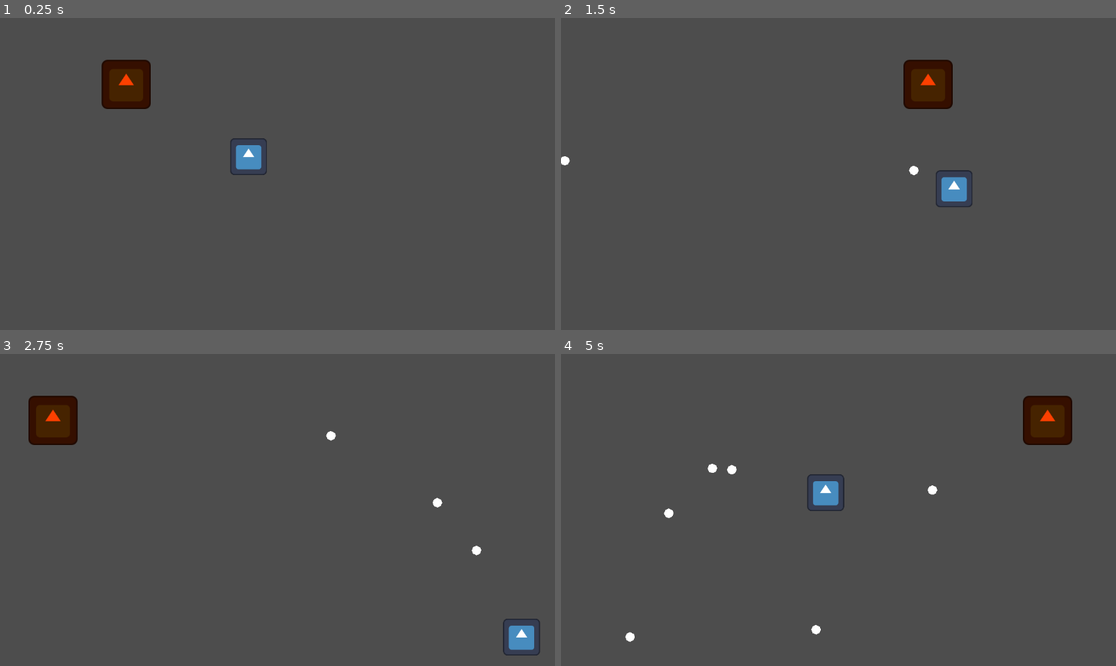
Above: before the commit, frames 1-4 (two rows, left to right).
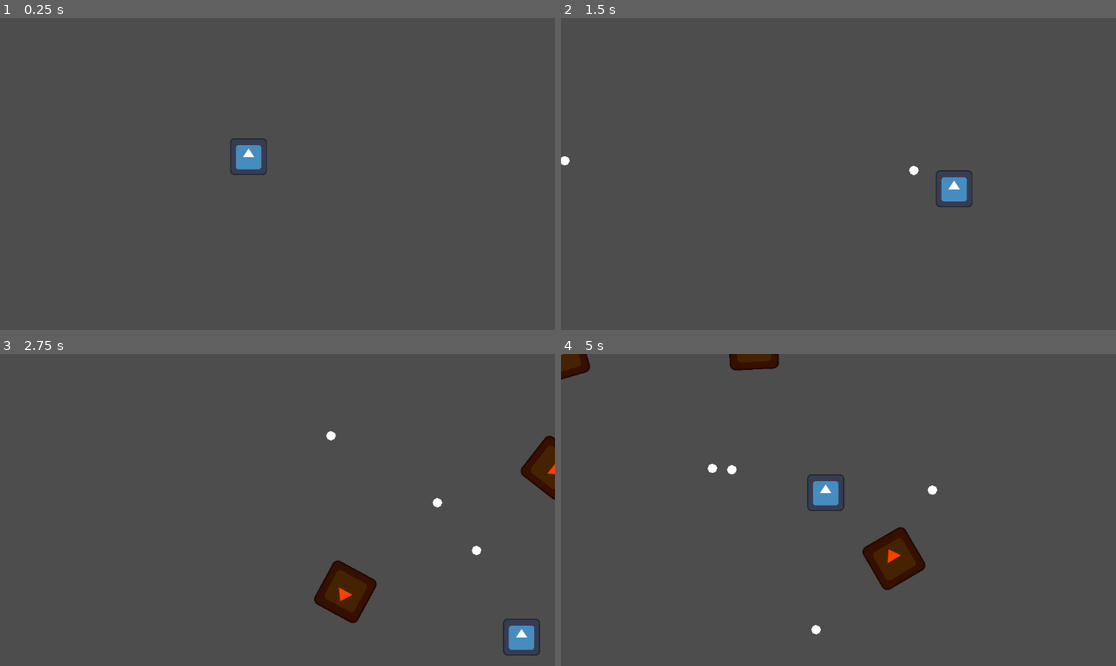
Above: after the commit, the same moments.

Repository: BriarLeaves/gun-wizard-loop-game
Game: Godot game, scene res://room.tscn
Two runs of this game, one before a commit and one after it. Both use one fixed random seed, a clock stepped at 60 frames per second and the inputs below. The engine's default icon, where the game draws it, is replaced by a stand-in: a white triangle on a blue panel in a dark square.
Inputs (mouse positions are in pixels of both pictures, inside the frame that each line leads up to):
- Up to frame 1 (0.25 s): no input
- Up to frame 2 (1.5 s): move the mouse to (960, 158) at 0.52 s; hold D (move_right) 0.53-1.28 s; click (960, 158) at 0.6 s; move the mouse to (727, 189) at 1.27 s; hold S (move_down) from 1.28 s (still down); click (727, 189) at 1.35 s
- Up to frame 3 (2.75 s): move the mouse to (333, 441) at 2.02 s; release S (move_down) at 2.03 s; hold D (move_right) from 2.03 s (still down); click (333, 441) at 2.1 s
- Up to frame 4 (5 s): move the mouse to (810, 572) at 2.77 s; release D (move_right) at 2.78 s; hold W (move_up) 2.78-3.53 s; click (810, 572) at 2.85 s; move the mouse to (1005, 556) at 3.52 s; hold A (move_left) from 3.53 s (still down); click (1005, 556) at 3.6 s; move the mouse to (672, 463) at 4.27 s; click (672, 463) at 4.35 s

The runs differ from the first frame. In frame 1, 1.4% of the frame differs, in the area x 18-28%, y 13-30%; in frame 2, 1.4%; in frame 3, 3.6%; in frame 4, 3.7%, in the area x 0-93%, y 0-93%.

Commit message:
Added enemy spawning, bullet destroying the player, and enemy collision

Diff:
--- a/gun-wizard-loop-game/bullet.gd
+++ b/gun-wizard-loop-game/bullet.gd
@@ -1,4 +1,5 @@
 extends Area2D
+class_name Bullet
 
 var velocity: Vector2 = Vector2.ZERO
 var times_wrapped: int = 0 #number of times this bullet has screen wrapped (if it has, then it may damage the player)
--- a/gun-wizard-loop-game/bullet_manager.gd
+++ b/gun-wizard-loop-game/bullet_manager.gd
@@ -7,7 +7,6 @@
 
 var bullet_direction: Vector2 = Vector2.ZERO
 @export var bullet_speed: float = 3
-@export var bullet_limit: int = 10
 
 # Called when the node enters the scene tree for the first time.
 func _ready() -> void:
@@ -27,6 +26,3 @@
 	bullet_instance.velocity = bullet_direction * bullet_speed
 	bullet_instance.position = player.position
 	$"../BulletManager".add_child(bullet_instance)
-
-	if get_children().size() > bullet_limit:
-		get_children()[0].queue_free()
--- a/gun-wizard-loop-game/enemy.gd
+++ b/gun-wizard-loop-game/enemy.gd
@@ -15,5 +15,5 @@
 	pass
 
 func screen_wrap():
-	position.x = wrapf(position.x, 0, screen_size.x)
-	position.y = wrapf(position.y, 0, screen_size.y)
+	position.x = wrapf(position.x, -90, screen_size.x + 90)
+	position.y = wrapf(position.y, -90, screen_size.y + 90)
--- /dev/null
+++ b/gun-wizard-loop-game/enemy_spawner.gd
@@ -0,0 +1,23 @@
+extends Node
+
+@export var enemies: Array[PackedScene]
+var current_enemies: Array[PackedScene]
+
+# Called when the node enters the scene tree for the first time.
+func _ready() -> void:
+	current_enemies.append(enemies[0])
+
+# Called every frame. 'delta' is the elapsed time since the prwevious frame.
+func _process(delta: float) -> void:
+	pass
+
+func _on_timer_timeout() -> void:
+	var enemy = current_enemies.pick_random().instantiate()
+
+	var enemy_spawn_location = get_node("SpawnPath/SpawnLocation")
+	enemy_spawn_location.progress_ratio = randf()
+	print(enemy_spawn_location.progress_ratio)
+
+	enemy.initialize()
+
+	add_child(enemy)
--- a/gun-wizard-loop-game/moving_enemy.gd
+++ b/gun-wizard-loop-game/moving_enemy.gd
@@ -1,10 +1,23 @@
 extends Enemy
 
 var starting_velocity: float = 400
+var speed: float = 400
 
 func _ready():
-	velocity = Vector2(starting_velocity, 0)
+	pass
 
 func _physics_process(delta):
-	position += velocity * delta
+	move_and_slide()
 	screen_wrap()
+
+func initialize():
+	var random_direction = Vector2(randf_range(-1.0, 1.0), randf_range(-1.0, 1.0)).normalized()
+	look_at(random_direction)
+
+	velocity = random_direction * speed
+
+
+func _on_area_2d_area_entered(area: Area2D) -> void:
+	for obj in $Area2D.get_overlapping_areas():
+		obj.queue_free()
+		queue_free()
--- a/gun-wizard-loop-game/moving_enemy.tscn
+++ b/gun-wizard-loop-game/moving_enemy.tscn
@@ -6,7 +6,12 @@
 [sub_resource type="RectangleShape2D" id="RectangleShape2D_hho4y"]
 size = Vector2(100, 100)
 
+[sub_resource type="RectangleShape2D" id="RectangleShape2D_vrwbr"]
+size = Vector2(100, 100)
+
 [node name="MovingEnemy" type="CharacterBody2D"]
+collision_layer = 4
+collision_mask = 2
 script = ExtResource("1_vrwbr")
 
 [node name="Sprite2D" type="Sprite2D" parent="."]
@@ -16,3 +21,13 @@
 
 [node name="CollisionShape2D" type="CollisionShape2D" parent="."]
 shape = SubResource("RectangleShape2D_hho4y")
+
+[node name="Area2D" type="Area2D" parent="."]
+collision_layer = 4
+collision_mask = 2
+
+[node name="BulletCollider" type="CollisionShape2D" parent="Area2D"]
+shape = SubResource("RectangleShape2D_vrwbr")
+debug_color = Color(0.444718, 0.452345, 1, 0.42)
+
+[connection signal="area_entered" from="Area2D" to="." method="_on_area_2d_area_entered"]
--- a/gun-wizard-loop-game/player_character.gd
+++ b/gun-wizard-loop-game/player_character.gd
@@ -35,3 +35,12 @@
 	velocity = move_vector * player_speed
 	position.x = wrapf(position.x, 0, screen_size.x)
 	position.y = wrapf(position.y, 0, screen_size.y)
+
+func _on_area_2d_area_entered(area: Area2D) -> void:
+	for obj in $Area2D.get_overlapping_areas():
+		if obj is Bullet:
+			if obj.times_wrapped >= 1:
+				queue_free()
+				obj.queue_free()
+		elif obj is Enemy:
+			queue_free()
--- a/gun-wizard-loop-game/player_character.tscn
+++ b/gun-wizard-loop-game/player_character.tscn
@@ -6,8 +6,11 @@
 [sub_resource type="RectangleShape2D" id="RectangleShape2D_5up26"]
 size = Vector2(75, 75)
 
+[sub_resource type="RectangleShape2D" id="RectangleShape2D_4akcp"]
+size = Vector2(75, 75)
+
 [node name="Player" type="CharacterBody2D"]
-collision_mask = 30
+collision_mask = 26
 script = ExtResource("1_02ohv")
 
 [node name="Sprite" type="Sprite2D" parent="."]
@@ -17,3 +20,13 @@
 [node name="Collider" type="CollisionShape2D" parent="."]
 position = Vector2(-0.5, 0.5)
 shape = SubResource("RectangleShape2D_5up26")
+
+[node name="Area2D" type="Area2D" parent="."]
+collision_layer = 4
+collision_mask = 6
+
+[node name="HazardCollider" type="CollisionShape2D" parent="Area2D"]
+shape = SubResource("RectangleShape2D_4akcp")
+debug_color = Color(0.444718, 0.452345, 1, 0.42)
+
+[connection signal="area_entered" from="Area2D" to="." method="_on_area_2d_area_entered"]
--- a/gun-wizard-loop-game/room.tscn
+++ b/gun-wizard-loop-game/room.tscn
@@ -1,10 +1,23 @@
-[gd_scene load_steps=4 format=3 uid="uid://6gey8ieo7rlf"]
+[gd_scene load_steps=7 format=3 uid="uid://6gey8ieo7rlf"]
 
 [ext_resource type="PackedScene" uid="uid://i6n47d8uj3a8" path="res://player_character.tscn" id="1_88gup"]
 [ext_resource type="PackedScene" uid="uid://dhdp3qnxwlh5h" path="res://moving_enemy.tscn" id="2_4o3f6"]
 [ext_resource type="Script" uid="uid://dutfqa6xv3364" path="res://bullet_manager.gd" id="2_bisa2"]
+[ext_resource type="Script" uid="uid://cct7dhqh8jhx8" path="res://enemy_spawner.gd" id="4_v5vuv"]
+
+[sub_resource type="Curve2D" id="Curve2D_ka7wq"]
+_data = {
+"points": PackedVector2Array(0, 0, 0, 0, -60, -58, 0, 0, 0, 0, 1213, -59, 0, 0, 0, 0, 1212, 709, 0, 0, 0, 0, -60, 710, 0, 0, 0, 0, -60, -58)
+}
+point_count = 5
+
+[sub_resource type="SphereMesh" id="SphereMesh_x5k2b"]
+radius = 10.0
+height = 20.0
 
 [node name="Node2D" type="Node2D"]
+script = ExtResource("4_v5vuv")
+enemies = Array[PackedScene]([ExtResource("2_4o3f6")])
 
 [node name="Player" parent="." instance=ExtResource("1_88gup")]
 position = Vector2(516, 288)
@@ -13,7 +26,33 @@
 script = ExtResource("2_bisa2")
 bullet_speed = 720.0
 
-[node name="MovingEnemy" parent="." instance=ExtResource("2_4o3f6")]
-position = Vector2(162, 138)
+[node name="SpawnPath" type="Path2D" parent="."]
+curve = SubResource("Curve2D_ka7wq")
+
+[node name="SpawnLocation" type="PathFollow2D" parent="SpawnPath"]
+position = Vector2(-60, -58)
+rotation = -0.000785546
+
+[node name="Spawner Circles" type="Node2D" parent="."]
+
+[node name="MeshInstance2D" type="MeshInstance2D" parent="Spawner Circles"]
+position = Vector2(1212, -60)
+mesh = SubResource("SphereMesh_x5k2b")
+
+[node name="MeshInstance2D2" type="MeshInstance2D" parent="Spawner Circles"]
+position = Vector2(-60, -60)
+mesh = SubResource("SphereMesh_x5k2b")
+
+[node name="MeshInstance2D3" type="MeshInstance2D" parent="Spawner Circles"]
+position = Vector2(-60, 708)
+mesh = SubResource("SphereMesh_x5k2b")
+
+[node name="MeshInstance2D4" type="MeshInstance2D" parent="Spawner Circles"]
+position = Vector2(1212, 708)
+mesh = SubResource("SphereMesh_x5k2b")
+
+[node name="Timer" type="Timer" parent="."]
+autostart = true
 
 [connection signal="shoot_bullet" from="Player" to="BulletManager" method="_on_player_shoot_bullet"]
+[connection signal="timeout" from="Timer" to="." method="_on_timer_timeout"]
Not shown, added: gun-wizard-loop-game/enemy_spawner.gd.uid
Not shown: 1 places in gun-wizard-loop-game/moving_enemy.tscn that only renumber resources
Not shown: 1 places in gun-wizard-loop-game/player_character.tscn that only renumber resources
